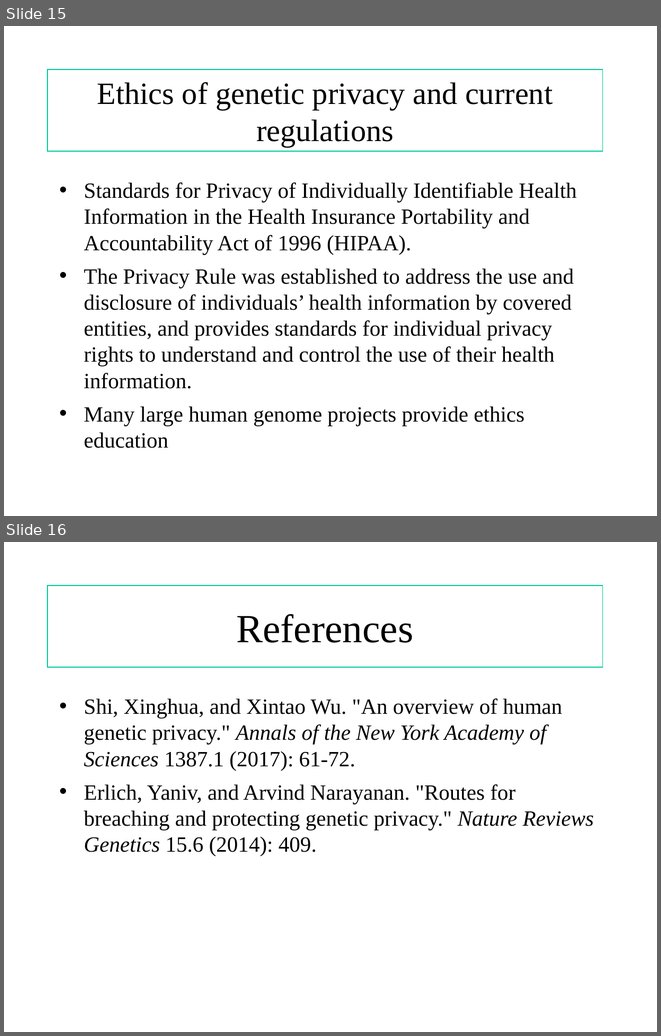
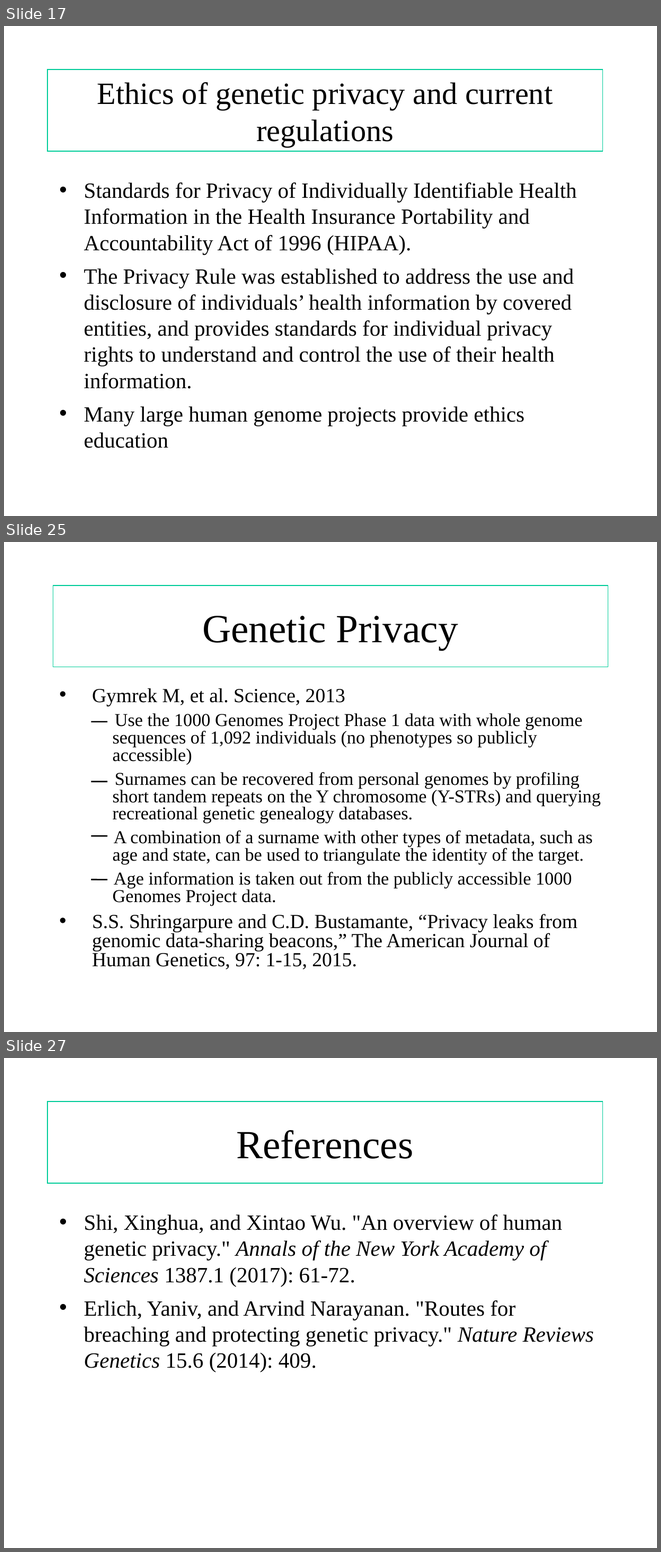
Before and after one commit to shilab/Genetic-Privacy-, a slide deck: risks and ethics.ppt. Shown one above the other, each under a label of ours: slides 15 and 16 before the commit, slides 17, 25 and 27 after it; the slides between them are not shown. The pictures are 661x1036 and 661x1552 pixels, drawn with LibreOffice and Linux fonts; fonts in the diff are those of the drawing. Boxes give left, top, right and bottom in pixels: in the first picture for what was removed or moved away, otherwise in the second. Text is boxed around its words. In the diff, an @@ line names an element or a change of style, - is before the commit and + after.

```diff
--- a/risks and ethics.ppt
+++ b/risks and ethics.ppt
@@ slide 25 added at [4, 542, 657, 1032], background #FFFFFF @@
@@ title added at [53, 586, 608, 668], outline #00CC99 0.74 pt, 44 pt, text #000000 @@
+Genetic Privacy
@@ text added at [92, 688, 601, 969], 20 pt, text #000000 @@
+• Gymrek M, et al. Science, 2013
+  Use the 1000 Genomes Project Phase 1 data with whole genome sequences of 1,092 individuals (no phenotypes so publicly accessible)
+  Surnames can be recovered from personal genomes by profiling short tandem repeats on the Y chromosome (Y-STRs) and querying recreational genetic genealogy databases.
+  A combination of a surname with other types of metadata, such as age and state, can be used to triangulate the identity of the target.
+  Age information is taken out from the publicly accessible 1000 Genomes Project data.
+• S.S. Shringarpure and C.D. Bustamante, “Privacy leaks from genomic data-sharing beacons,” The American Journal of Human Genetics, 97: 1-15, 2015.
@@ line added from (91, 722) to (107, 722), #000000 1.5 pt @@
@@ line added from (91, 782) to (107, 782), #000000 1.5 pt @@
@@ line added from (91, 836) to (107, 836), #000000 1.5 pt @@
@@ line added from (91, 880) to (107, 880), #000000 1.5 pt @@
@@ what was slide 15 is now slide 17 @@
@@ what was slide 16 is now slide 27 @@
```
Also in this commit, not shown: 10 other slides added.
